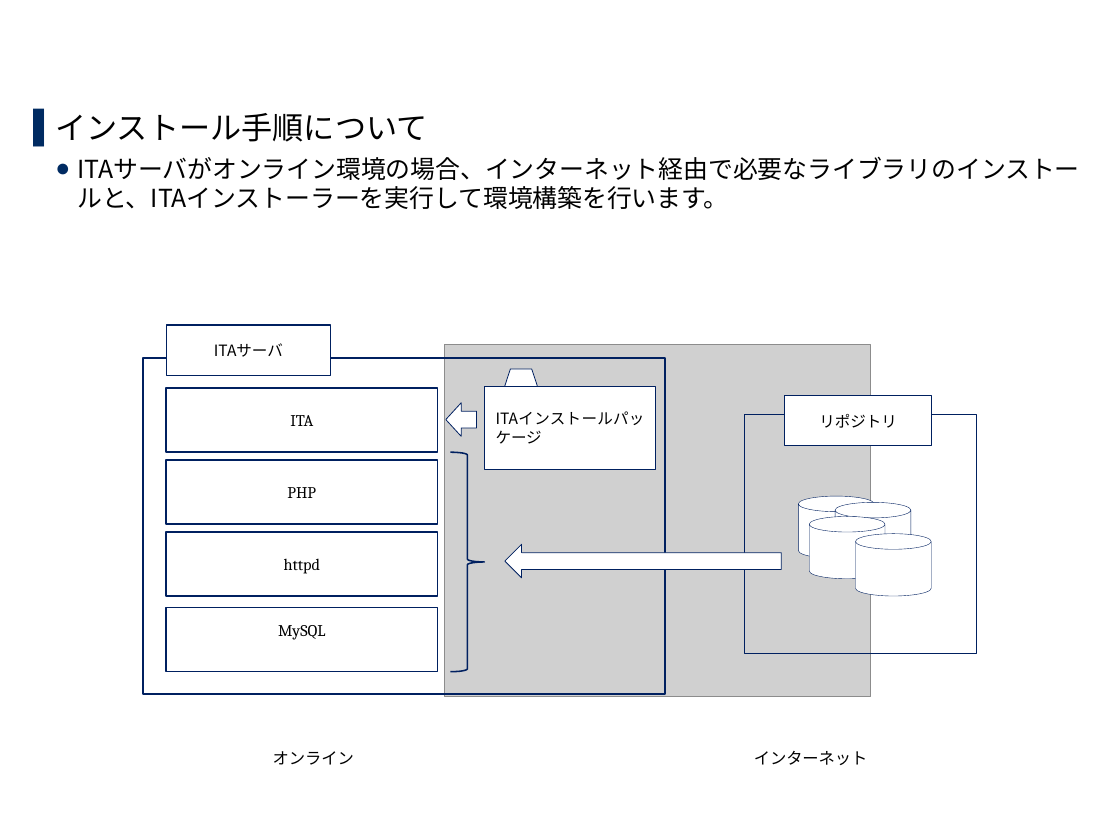
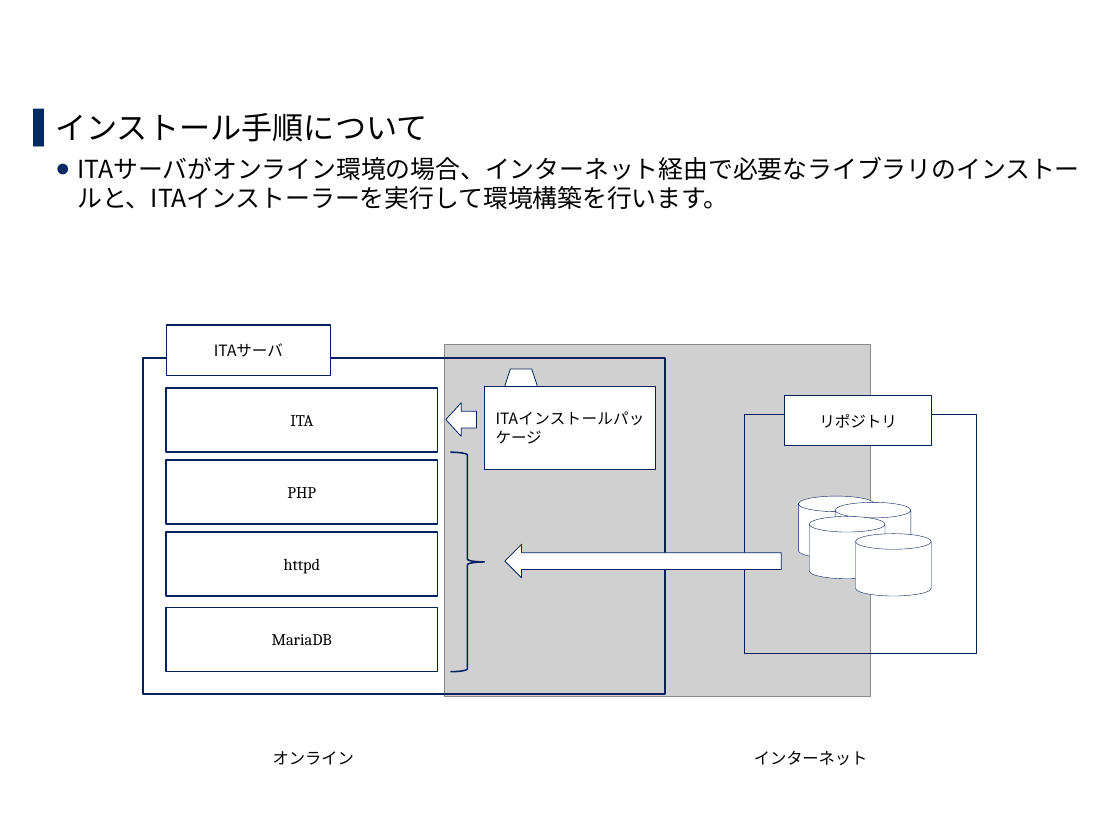
Before and after one commit to exastro-suite/it-automation-docs, a slide deck: slide 9 of asset/Learn_ja/ITA-online-install_ja.pptx. Drawn at 1120x840 pixels with LibreOffice and Linux fonts; fonts in the diff are those of the drawing; grey boxes stand for pictures; background and template pictures are left out. Boxes give left, top, right and bottom in pixels: in the first picture for what was removed or moved away, otherwise in the second. Text is boxed around its words. In the diff, an @@ line names an element or a change of style, - is before the commit and + after.

```diff
--- a/asset/Learn_ja/ITA-online-install_ja.pptx
+++ b/asset/Learn_ja/ITA-online-install_ja.pptx
@@ text in rectangle at (272, 634, 332, 645): text changed @@
-MySQL
+MariaDB
```
Also in this commit, not shown: 7 other slides changed.
